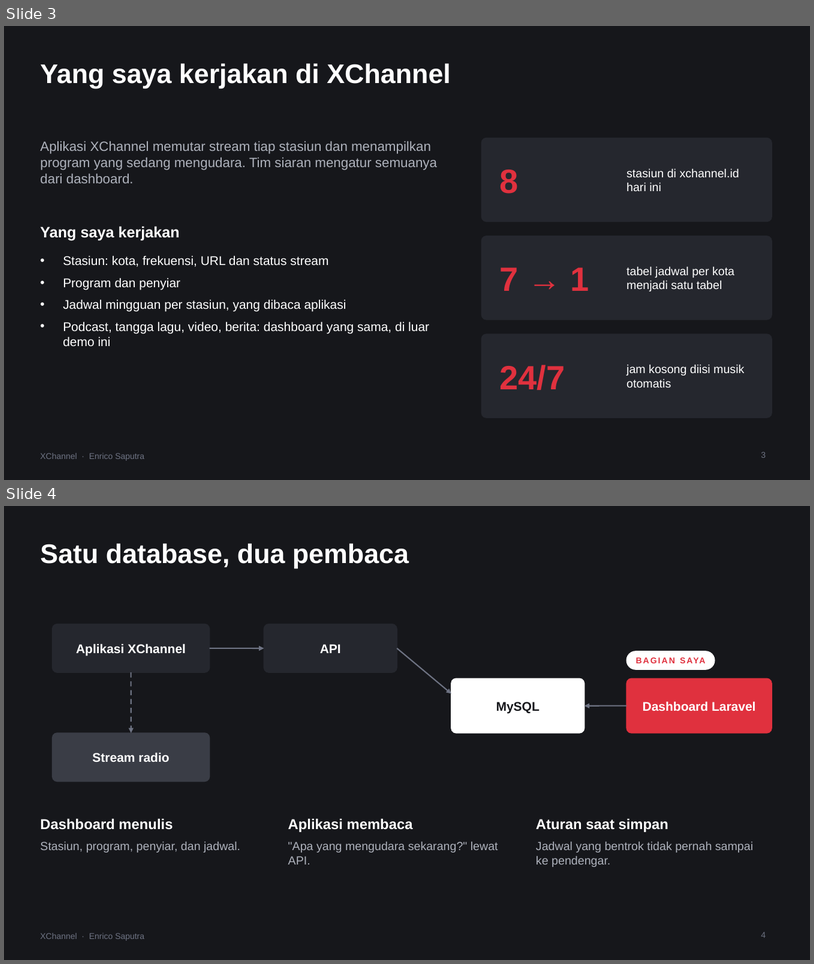
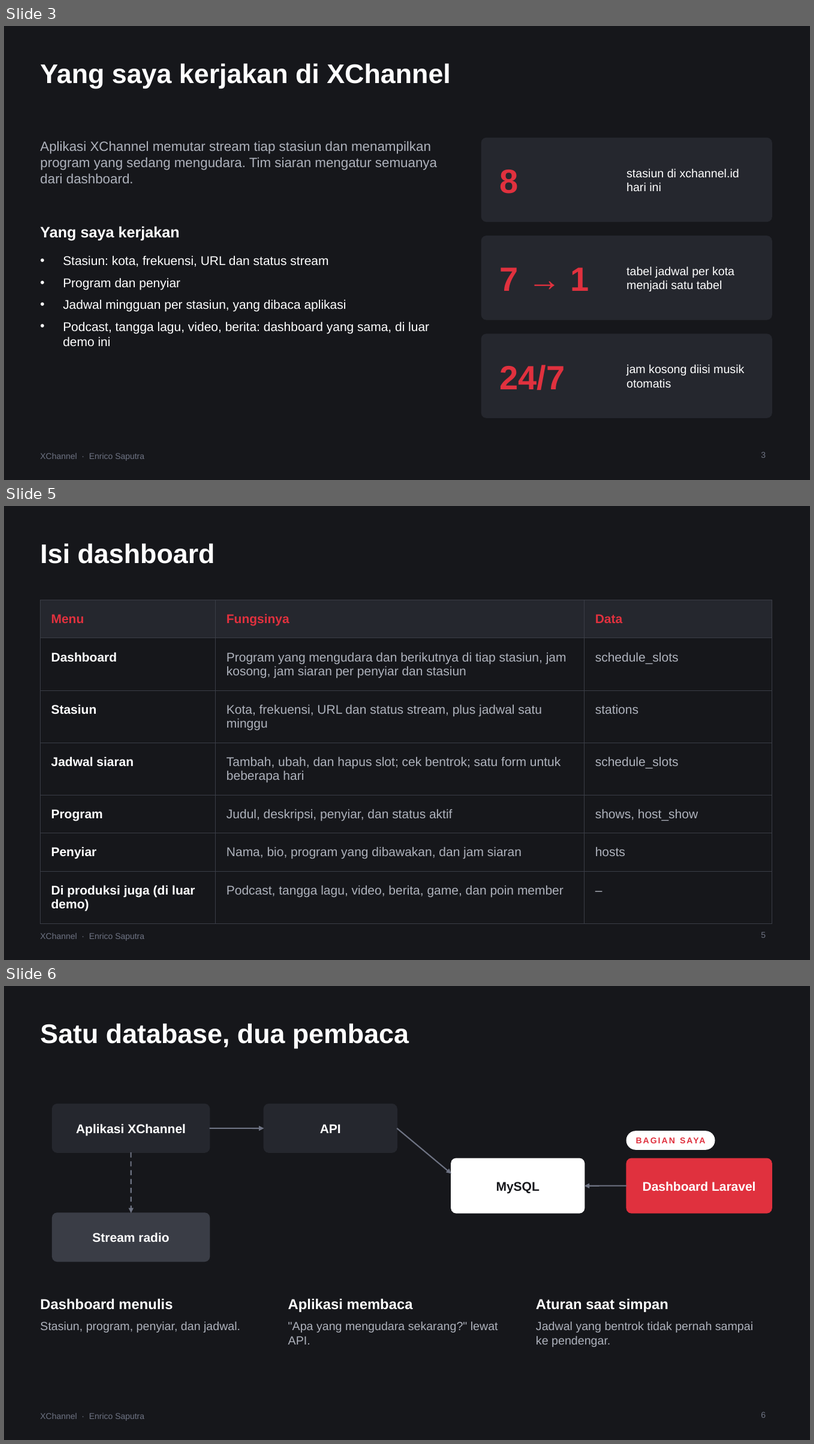
Before and after one commit to Enricosaputra/xchannel-dashboard-demo, a slide deck: docs/XChannel-presentasi.pptx. Shown one above the other, each under a label of ours: slides 3 and 4 before the commit, slides 3, 5 and 6 after it; the slides between them are not shown. The pictures are 814x964 and 814x1444 pixels, drawn with LibreOffice and Linux fonts; fonts in the diff are those of the drawing. Boxes give left, top, right and bottom in pixels: in the first picture for what was removed or moved away, otherwise in the second. Text is boxed around its words. In the diff, an @@ line names an element or a change of style, - is before the commit and + after.

Commit message:
Decks: explain the app first (who uses it, user journey, dashboard menus)

```diff
--- a/docs/XChannel-presentasi.pptx
+++ b/docs/XChannel-presentasi.pptx
@@ slide 5 added at <box>4,506,810,960</box>, background #16171B; not listed: 1 template element that a slide beside it also shows @@
@@ title added at <box>40,543,215,564</box>, 32 pt, text #FFFFFF, bold @@
+Isi dashboard
@@ table added at <box>40,600,772,913</box>, 7 rows, 3 columns @@
+Menu | Fungsinya | Data
+Dashboard | Program yang mengudara dan berikutnya di tiap stasiun, jam kosong, jam siaran per penyiar dan stasiun | schedule_slots
+Stasiun | Kota, frekuensi, URL dan status stream, plus jadwal satu minggu | stations
+Jadwal siaran | Tambah, ubah, dan hapus slot; cek bentrok; satu form untuk beberapa hari | schedule_slots
+Program | Judul, deskripsi, penyiar, dan status aktif | shows, host_show
+Penyiar | Nama, bio, program yang dibawakan, dan jam siaran | hosts
+Di produksi juga (di luar demo) | Podcast, tangga lagu, video, berita, game, dan poin member | –
@@ page number added at <box>761,931,766,937</box>, 10 pt, text #6E7383 @@
+5
@@ what was slide 4 is now slide 6 @@
@@ page number at <box>761,1411,766,1417</box>: text changed @@
-4
+6
```
Also in this commit, not shown: 1 other slide added, 7 other files.
